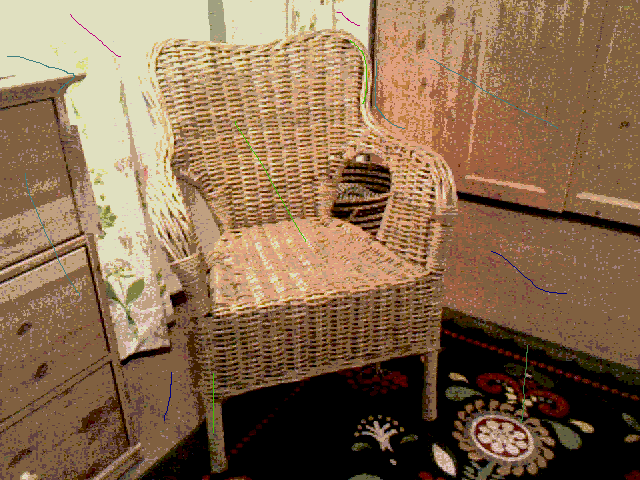
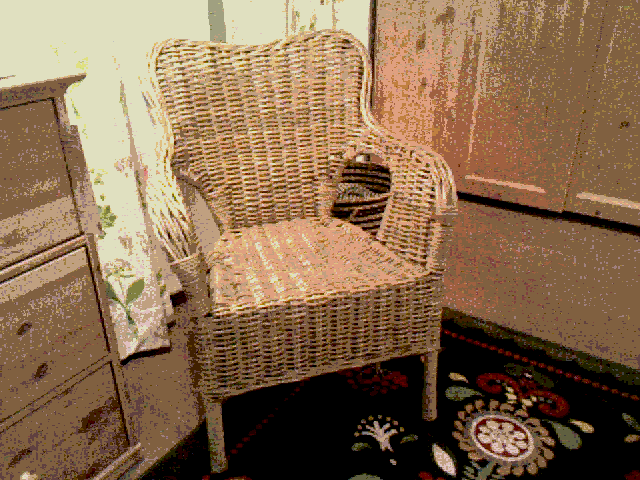
Two versions of the same layered image (640x480). Layer-by-layer changes:
removed layer "Layer #1" over [7, 12, 567, 433]
